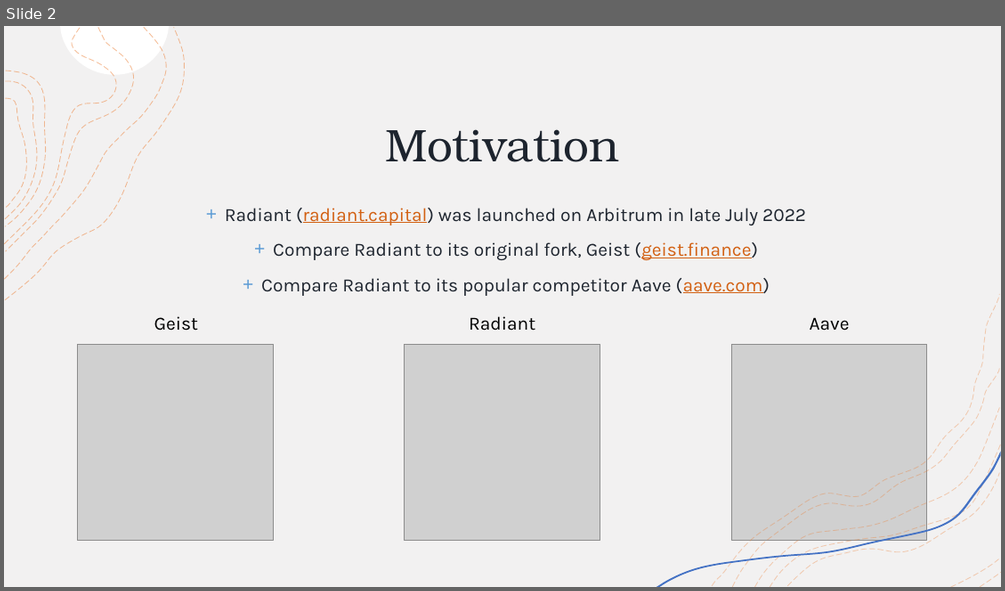
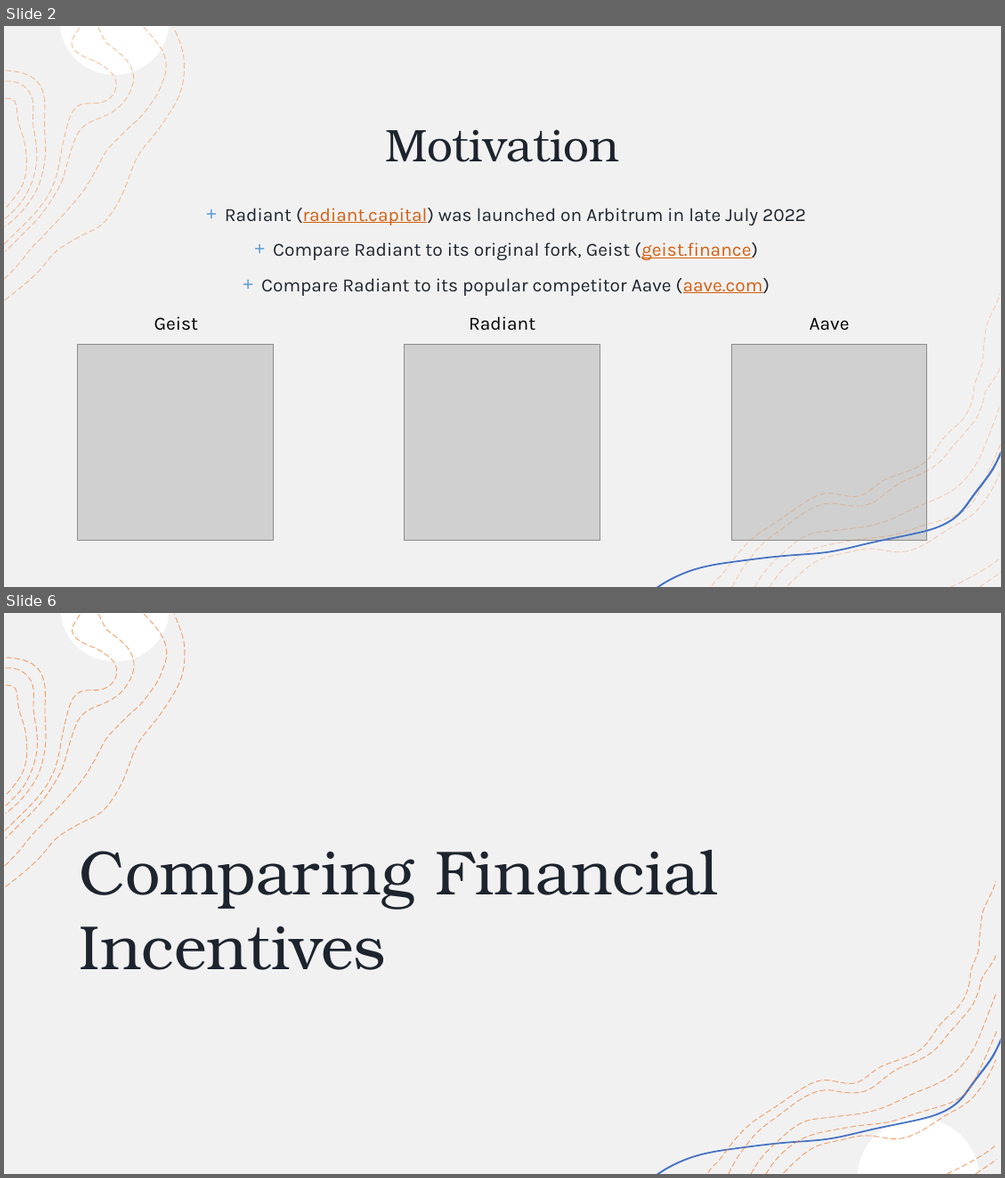
Before and after one commit to tmccurbin/defi-data-analysis, a slide deck: presentation.pptx. Shown one above the other, each under a label of ours: slide 2 before the commit, slides 2 and 6 after it; the slides between them are not shown. The pictures are 1005x591 and 1005x1178 pixels, drawn with LibreOffice and Linux fonts; fonts in the diff are those of the drawing; grey boxes stand for pictures. Boxes give left, top, right and bottom in pixels: in the first picture for what was removed or moved away, otherwise in the second. Text is boxed around its words. In the diff, an @@ line names an element or a change of style, - is before the commit and + after.

```diff
--- a/presentation.pptx
+++ b/presentation.pptx
@@ slide 6 added at (4,613,1001,1174), background #FFFFFF; not listed: 11 template elements that a slide beside it also shows @@
@@ rectangle added at (4,613,1001,1174), fill #F2F1F1, outline #F2F2F2 1 pt @@
@@ group added at (6,615,185,887): 4 freeform shapes @@
@@ title added at (80,850,719,970), 60 pt, text #1D242E @@
+Comparing Financial Incentives
@@ freeform shape added at (708,881,996,1172), outline #ED7D31 0.75 pt dashed @@
@@ freeform shape added at (784,1060,995,1172), outline #ED7D31 0.75 pt dashed @@
```
Also in this commit, not shown: 1 slide changed, 4 other slides added.
